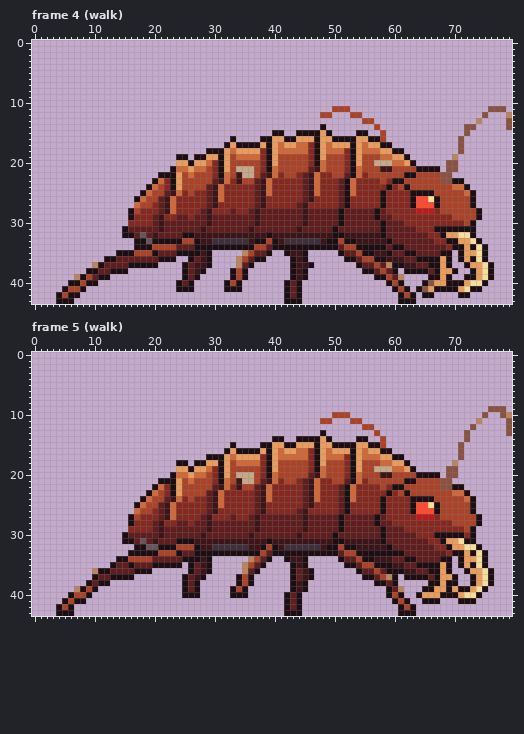
Pixel-art file: assets/source/characters/scatterer/brood/brood-01.ase. The picture above was drawn from the file before the commit.
80x44 pixels, 16 frames. Shown: frame 4 (walk), frame 5 (walk). The commit also changed other frames, which this record leaves out.
The same view after the edit:
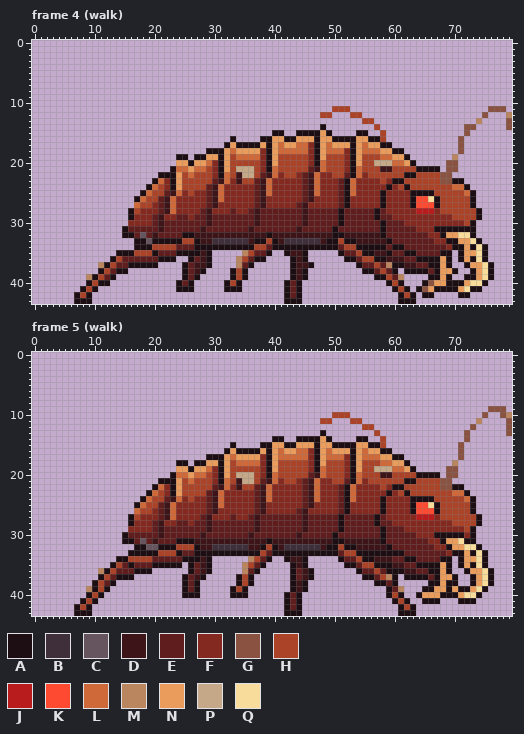
Palette (. is transparent): A #1c0e12  B #3e2f3a  C #66545e  D #3d1519  E #5f1d1d  F #84291f  G #8a5240  H #ab4329  J #b81c1c  K #ff4a32  L #d0693a  M #b98660  N #ea9c5c  P #c4a888  Q #f7dc9c
What changed:
Frame 4 (walk):
There is now colour A in row 39 at x 13; in row 40 at x 11 to 12; in row 41 at x 10; in row 42 at x 9; in row 43 at x 7 to 9.
The edit turns colour E into colour A in row 37 at x 12; in row 38 at x 11; in row 39 at x 10.
The edit turns colour A into colour E in row 38 at x 13; in row 39 at x 12.
There is now colour H in row 41 at x 9; in row 42 at x 8.
The edit turns colour A into colour H in row 39 at x 11; in row 40 at x 10.
The edit turns colour E into colour H in row 36 at x 14; in row 37 at x 13; in row 38 at x 12.
The edit turns colour A into colour M in row 37 at x 11.
The edit turns colour H into colour M in row 39 at x 9.
Colour A is gone in row 36 at x 12; in row 38 at x 9 to 10; in row 39 at x 8; in row 40 at x 6 to 7; in row 41 at x 5; in row 42 at x 4 and 6.
Colour A is gone in row 43 at x 4 to 6.
Colour H is gone in row 40 at x 8; in row 41 at x 6 to 7; in row 42 at x 5.
Colour M is gone in row 37 at x 10; in row 39 at x 7.
Frame 5 (walk):
There is now colour A in row 38 at x 13; in row 39 at x 12; in row 40 at x 11; in row 41 at x 10; in row 42 at x 7 and 9; in row 43 at x 7 to 9.
The edit turns colour E into colour A in row 37 at x 11; in row 38 at x 10.
The edit turns colour A into colour E in row 37 at x 13; in row 38 at x 12.
There is now colour H in row 39 at x 11; in row 40 at x 10; in row 41 at x 9; in row 42 at x 8.
The edit turns colour A into colour H in row 38 at x 11.
The edit turns colour E into colour H in row 35 at x 14; in row 36 at x 13; in row 37 at x 12.
The edit turns colour A into colour M in row 36 at x 11.
The edit turns colour H into colour M in row 39 at x 9.
Colour A is gone in row 37 at x 10; in row 38 at x 9; in row 39 at x 8; in row 40 at x 6; in row 41 at x 5 and 7; in row 42 at x 4 and 6.
Colour A is gone in row 43 at x 4 to 6.
Colour H is gone in row 40 at x 7 to 8; in row 41 at x 6; in row 42 at x 5.
Colour M is gone in row 36 at x 10; in row 39 at x 7.
Boxes around the changes in both pictures, in picture pixels (x1, y1, x2, y2):
changed: (56, 256, 122, 304)
changed: (56, 562, 122, 616)
